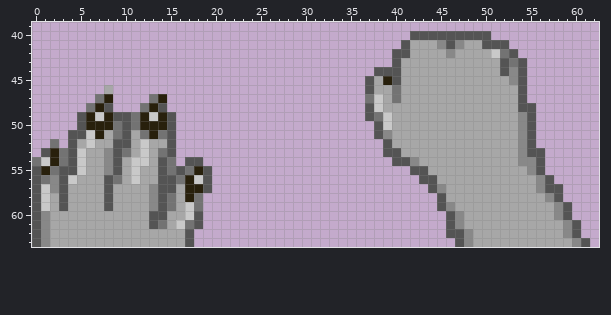
File history of a pixel-art sprite, wolf-and-stein-unity-project/Assets/Textures/6attack_paw_five.png. Above is the file before it was changed.
The file is 64x64 pixels. Shown: x 0..62, y 39..63.
After:
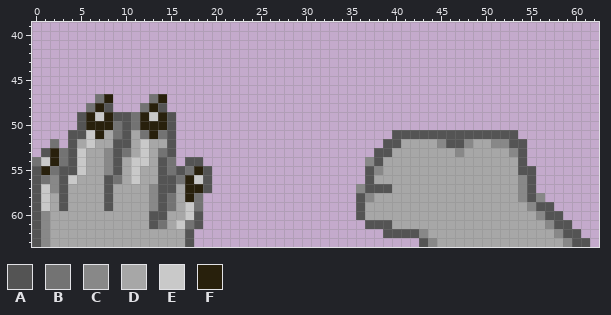
Palette (. is transparent): A #545454  B #737373  C #888888  D #a7a7a7  E #c9c9c9  F #28200c
Commit message: new paw animation frames
What changed:
Changed rows in their new state; - is an unchanged pixel.
first column x 8:
40 ----------------------------------.........----------
41 ---------------------------------............--------
42 --------------------------------..............-------
43 --------------------------------...............------
44 ------------------------------.................------
45 -----------------------------..................------
46 .----------------------------..................------
47 -----------------------------..................------
48 -----------------------------...................-----
49 -----------------------------...................-----
50 ------------------------------..................-----
51 ------------------------------..AAAAAAAAAAAAAA..-----
52 --------------------------------A----CAAC--CCAA.-----
53 ------------------------------A-D------C-----CA..----
54 -----------------------------CADDDD-----------A..----
55 -----------------------------ACDDDDD----------AA.----
56 -----------------------------ADDDDDDD---------CA..---
57 ----------------------------CAAADDDDDD--------CA...--
58 ----------------------------ACDDDDDDDD--------CAC..--
59 ----------------------------ADDDDDDDDDD--------CAA..-
60 ----------------------------ADDDDDDDDDDD--------CAA.-
61 -----------------------------AAADDDDDDDD---------CAA.
62 -------------------------------AAAACDDDDD---------CA-
63 -----------------------------------ACDDDD----------CA
